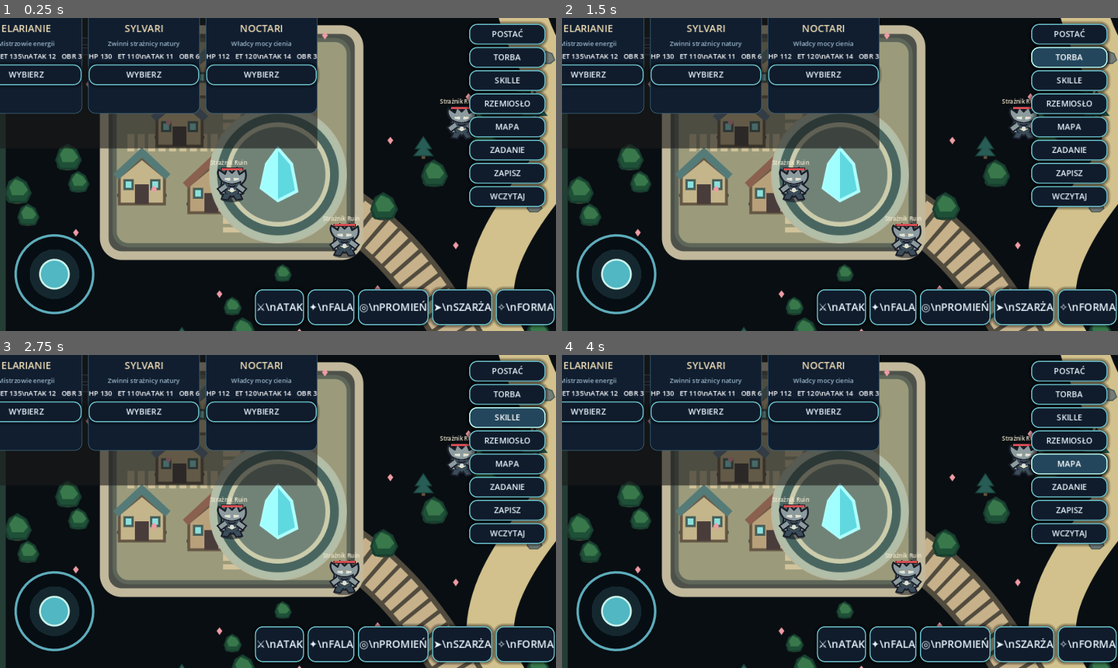
Above: before the commit, frames 1-4 (two rows, left to right).
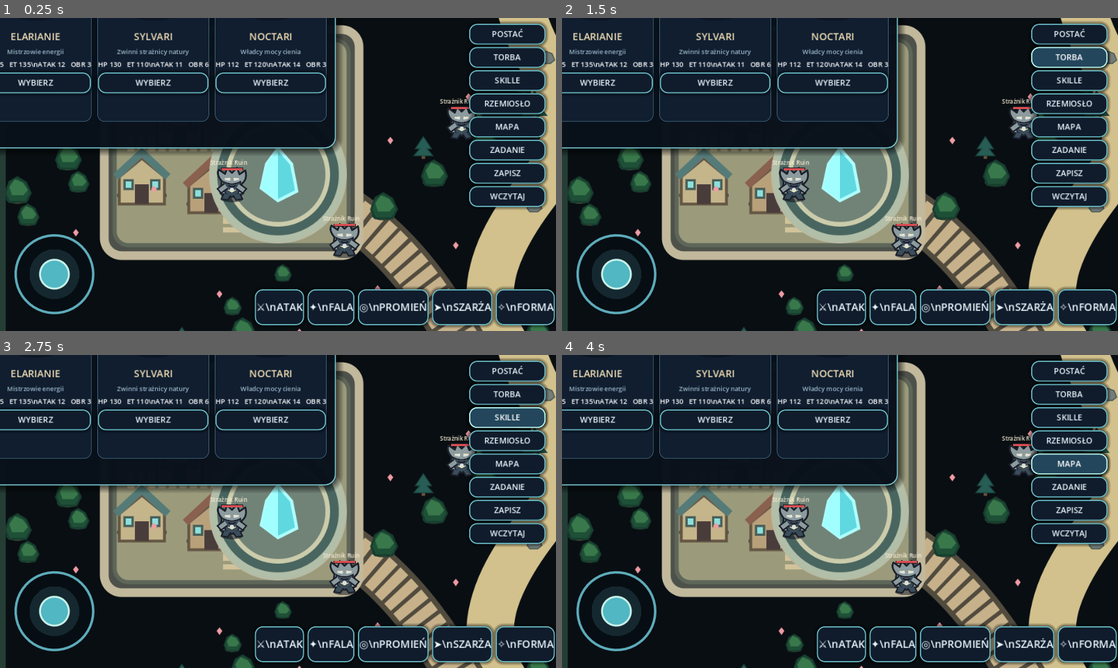
Above: after the commit, the same moments.

Repository: Kulpiak/Aetherion
Game: Godot game, scene res://scenes/main.tscn
Two runs of this game, one before a commit and one after it. Both use one fixed random seed, a clock stepped at 60 frames per second and the inputs below.
Inputs:
- Up to frame 1 (0.25 s): no input
- Up to frame 2 (1.5 s): click "POSTAĆ" at 0.5 s; click "TORBA" at 1.25 s
- Up to frame 3 (2.75 s): click "SKILLE" at 2 s
- Up to frame 4 (4 s): click "RZEMIOSŁO" at 2.75 s; click "MAPA" at 3.5 s

The runs differ from the first frame. In frame 1, 12% of the frame differs, in the area x 0-62%, y 0-44%; in frame 2, 12%; in frame 3, 12%; in frame 4, 12%.

Commit message:
Style game panels with polished fantasy interface frame

Diff:
--- a/scripts/game.gd
+++ b/scripts/game.gd
@@ -189,6 +189,18 @@
  panel.set_anchors_preset(Control.PRESET_CENTER)
  panel.position = Vector2(-205,-145)
  panel.custom_minimum_size = Vector2(410,290)
+ var panel_style := StyleBoxFlat.new()
+ panel_style.bg_color = Color(0.035,0.065,0.105,0.96)
+ panel_style.border_color = Color("#75c6cf")
+ panel_style.set_border_width_all(2)
+ panel_style.set_corner_radius_all(18)
+ panel_style.shadow_color = Color(0,0,0,0.62)
+ panel_style.shadow_size = 14
+ panel_style.content_margin_left = 16
+ panel_style.content_margin_right = 16
+ panel_style.content_margin_top = 14
+ panel_style.content_margin_bottom = 14
+ panel.add_theme_stylebox_override("panel",panel_style)
  root.add_child(panel)
  panel.hide()
 
